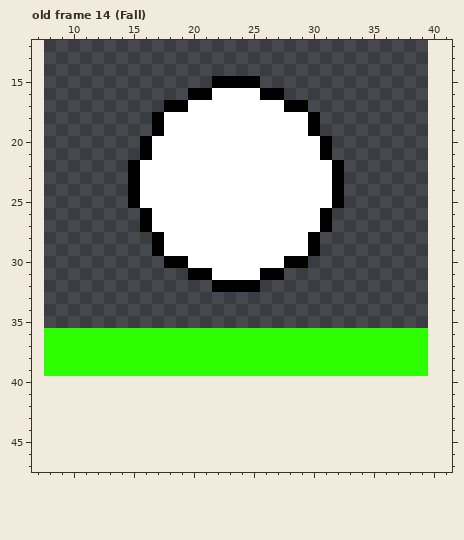
One commit to this pixel-art file: examples/platformer/assets/slime.ase. Above: the version before the commit.
32x32 pixels, 15 frames. Shown: old frame 14 (Fall): x 7..41, y 12..47. The old version is drawn lined up with the new one, on the new canvas. The commit also changed other frames, which this record leaves out.
After:
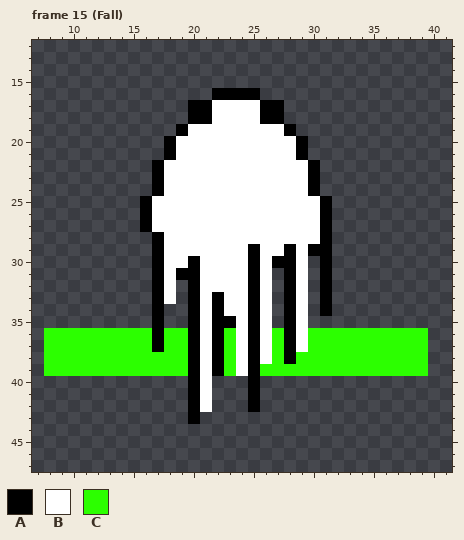
Palette (. is transparent): A #000000  B #ffffff  C #2cff00
A new or re-ordered frame is compared with the old frame closest to it.
Edits made:
canvas 32x32 -> 48x48, the old top-left corner now at 8,8
frames 15 -> 20
Frame 15 (Fall) is new; against old frame 14 (Fall):
Colour A now appears in rows 28 to 29 at x 31; in row 30 at x 17 and 31; in row 31 at x 17, 19, 28 and 31; in row 32 at x 17, 20, 28 and 31; in rows 33 to 34 at x 17, 20, 22, 25, 28 and 31; in row 35 at x 17, 20, 22 to 23, 25 and 28.
Colour A now appears in rows 40 to 42 at x 20 and 25; in row 43 at x 20.
The author changed colour B to colour A in row 16 at x 22 to 25; in rows 17 to 18 at x 20 to 21 and 26 to 27; in row 19 at x 19 and 28; in rows 20 to 21 at x 18 and 29; in rows 22 to 24 at x 17 and 30; in row 25 at x 16 and 31.
The author changed colour B to colour A in row 29 at x 25 and 28; in row 30 at x 20, 25 and 27; in row 31 at x 25.
The author changed colour C to colour A in rows 36 to 37 at x 17, 20, 22, 25 and 28; in row 38 at x 20, 22, 25 and 28; in row 39 at x 20, 22 and 25.
Colour B now appears in row 31 at x 18 and 29; in row 32 at x 18, 21, 26 and 29; in row 33 at x 18, 21, 23 to 24, 26 and 29; in row 34 at x 21, 23 to 24, 26 and 29; in row 35 at x 21, 24, 26 and 29; in rows 40 to 42 at x 21.
The author changed colour A to colour B in row 28 at x 30; in row 30 at x 18 to 19 and 29; in row 31 at x 21 and 26; in row 32 at x 22 to 24.
The author changed colour C to colour B in rows 36 to 37 at x 21, 24, 26 and 29; in row 38 at x 21, 24 and 26; in row 39 at x 21 and 24.
Colour A is removed in row 15 at x 22 to 25; in row 16 at x 20 to 21 and 26 to 27; in row 17 at x 18 to 19 and 28 to 29; in rows 18 to 19 at x 17 and 30; in rows 20 to 21 at x 16 and 31; in rows 22 to 25 at x 15 and 32.
Colour A is removed in row 31 at x 27.
Colour B is removed in row 18 at x 18 to 19 and 28 to 29; in row 19 at x 18 and 29; in rows 20 to 21 at x 17 and 30; in rows 22 to 24 at x 16 and 31.
Boxes around the changes in both pictures, in picture pixels (x1, y1, x2, y2):
changed: (128, 76, 344, 424)
